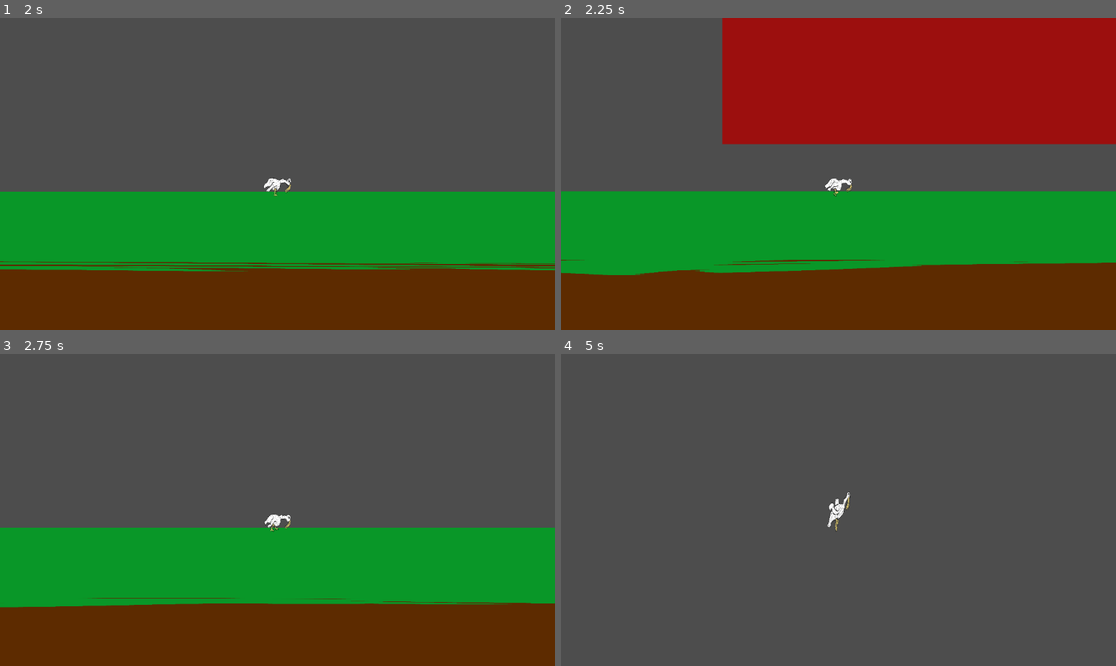
Above: before the commit, frames 1-4 (two rows, left to right).
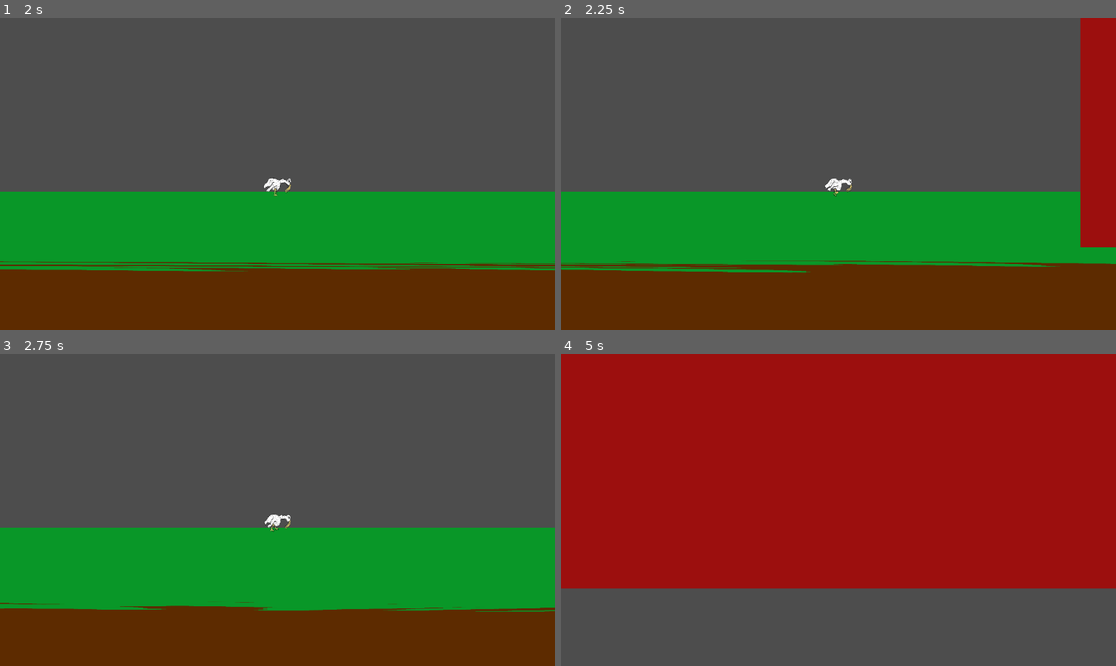
Above: after the commit, the same moments.

Repository: BoddanB/game_jam_charm
Game: Godot game, scene res://world.tscn
The game is run twice, just before and just after one commit, with the same random seed, the same clock (stepped at 60 frames per second) and the same inputs.
Inputs:
- Up to frame 1 (2 s): tap Enter at 0.5 s; hold D (player_right) from 0.53 s (still down); tap Space (player_jump) at 0.77, 1.52 s
- Up to frame 2 (2.25 s): release D (player_right) at 2.03 s; hold A (player_left) from 2.03 s (still down)
- Up to frame 3 (2.75 s): keep holding A (player_left)
- Up to frame 4 (5 s): release A (player_left) at 2.78 s; hold D (player_right) 2.78-4.28 s; tap Space (player_jump) at 3.02, 3.77, 4.52 s; hold A (player_left) from 4.28 s (still down)

Frame 1 is identical in both runs. In frame 2, 30% of the frame differs, in the area x 0-100%, y 0-83%; in frame 3, 1.7%; in frame 4, 75%, in the area x 0-100%, y 0-76%.

Commit message:
added script for global variables, added gameworld script and changed enemy, player and world layout

Diff:
--- a/Player/player.tscn
+++ b/Player/player.tscn
@@ -5,23 +5,6 @@
 
 [sub_resource type="RectangleShape2D" id="RectangleShape2D_smtey"]
 size = Vector2(1, 1.5)
-
-[sub_resource type="Animation" id="Animation_f5ptm"]
-resource_name = "walk_right"
-length = 0.7
-loop_mode = 1
-tracks/0/type = "value"
-tracks/0/imported = false
-tracks/0/enabled = true
-tracks/0/path = NodePath("Sprite2D:frame")
-tracks/0/interp = 1
-tracks/0/loop_wrap = true
-tracks/0/keys = {
-"times": PackedFloat32Array(0, 0.1, 0.2, 0.3, 0.4, 0.5, 0.6),
-"transitions": PackedFloat32Array(1, 1, 1, 1, 1, 1, 1),
-"update": 1,
-"values": [0, 1, 2, 3, 4, 5, 6]
-}
 
 [sub_resource type="Animation" id="Animation_w7bqp"]
 resource_name = "idle"
@@ -55,6 +38,23 @@
 "values": [17, 33, 32, 35, 36, 37, 38, 39, 40]
 }
 
+[sub_resource type="Animation" id="Animation_f5ptm"]
+resource_name = "walk_right"
+length = 0.7
+loop_mode = 1
+tracks/0/type = "value"
+tracks/0/imported = false
+tracks/0/enabled = true
+tracks/0/path = NodePath("Sprite2D:frame")
+tracks/0/interp = 1
+tracks/0/loop_wrap = true
+tracks/0/keys = {
+"times": PackedFloat32Array(0, 0.1, 0.2, 0.3, 0.4, 0.5, 0.6),
+"transitions": PackedFloat32Array(1, 1, 1, 1, 1, 1, 1),
+"update": 1,
+"values": [0, 1, 2, 3, 4, 5, 6]
+}
+
 [sub_resource type="AnimationLibrary" id="AnimationLibrary_qi0p5"]
 _data = {
 "idle": SubResource("Animation_w7bqp"),
--- a/enemy/enemy.tscn
+++ b/enemy/enemy.tscn
@@ -8,27 +8,27 @@
 height = 160.0
 
 [sub_resource type="CapsuleShape2D" id="CapsuleShape2D_d086w"]
-height = 56.0
+radius = 9.99997
+height = 51.5
 
 [node name="enemy" type="CharacterBody2D"]
 script = ExtResource("1_dhpgi")
 
 [node name="Sprite2D" type="Sprite2D" parent="."]
-position = Vector2(1, -0.749939)
+position = Vector2(5.96046e-08, -5.96046e-08)
 scale = Vector2(0.00260417, 0.0126157)
 texture = ExtResource("1_6ixog")
 
 [node name="detectionArea" type="Area2D" parent="."]
-position = Vector2(-1, -1)
+position = Vector2(49, 6)
 collision_layer = 2
 collision_mask = 2
 
 [node name="CollisionShape2D" type="CollisionShape2D" parent="detectionArea"]
-position = Vector2(2.00003, -0.75)
+position = Vector2(-49, -6)
 shape = SubResource("CapsuleShape2D_ttyn2")
 
 [node name="CollisionShape2D" type="CollisionShape2D" parent="."]
-position = Vector2(1.00003, 0.25)
 shape = SubResource("CapsuleShape2D_d086w")
 
 [connection signal="body_entered" from="detectionArea" to="." method="_on_detection_area_body_entered"]
--- /dev/null
+++ b/global.gd
@@ -0,0 +1 @@
+extends Node
--- a/project.godot
+++ b/project.godot
@@ -14,6 +14,10 @@
 run/main_scene="res://world.tscn"
 config/features=PackedStringArray("4.2", "Forward Plus")
 config/icon="res://icon.svg"
+
+[autoload]
+
+Global="*res://global.gd"
 
 [input]
 
--- /dev/null
+++ b/world.gd
@@ -0,0 +1,15 @@
+extends Node2D
+
+var battle_node = preload("res://battlescreen.tscn")
+var current_scene = "world"
+var change_scene = false
+
+
+# Called when the node enters the scene tree for the first time.
+func _ready():
+	pass # Replace with function body.
+
+
+# Called every frame. 'delta' is the elapsed time since the previous frame.
+func _process(delta):
+	pass
--- a/world.tscn
+++ b/world.tscn
@@ -1,10 +1,13 @@
-[gd_scene load_steps=4 format=3 uid="uid://c4ekavdyfj6pr"]
+[gd_scene load_steps=5 format=3 uid="uid://c4ekavdyfj6pr"]
 
+[ext_resource type="Script" path="res://world.gd" id="1_mlboo"]
 [ext_resource type="PackedScene" uid="uid://6q25tg1eywih" path="res://ground_basic.tscn" id="1_uckjd"]
 [ext_resource type="PackedScene" uid="uid://dycj2gvl83n0f" path="res://Player/player.tscn" id="2_ww7j6"]
 [ext_resource type="PackedScene" uid="uid://r28fp8cvafba" path="res://enemy/enemy.tscn" id="3_yri8t"]
 
 [node name="world" type="Node2D"]
+process_mode = 1
+script = ExtResource("1_mlboo")
 
 [node name="ground_basic" parent="." instance=ExtResource("1_uckjd")]
 
@@ -12,4 +15,4 @@
 position = Vector2(75, 450)
 
 [node name="enemy" parent="." instance=ExtResource("3_yri8t")]
-position = Vector2(628, 124)
+position = Vector2(587, 480)
